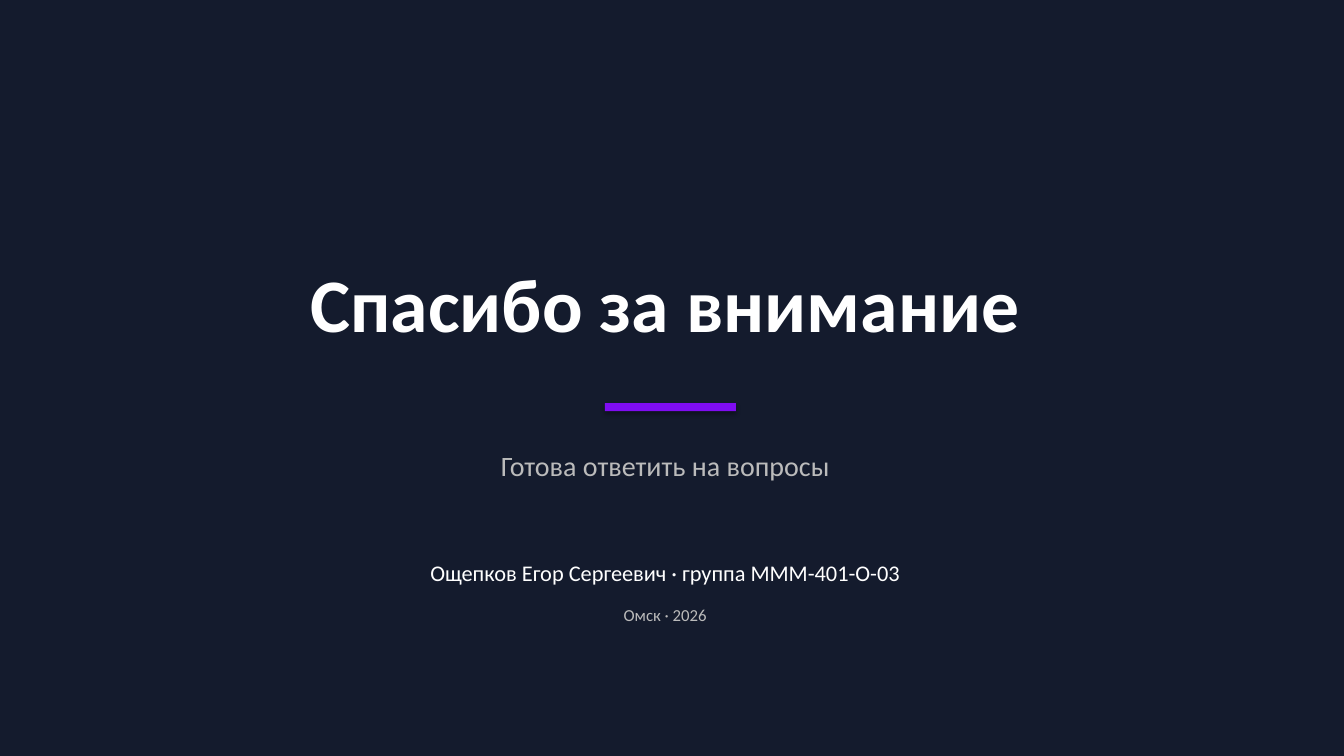
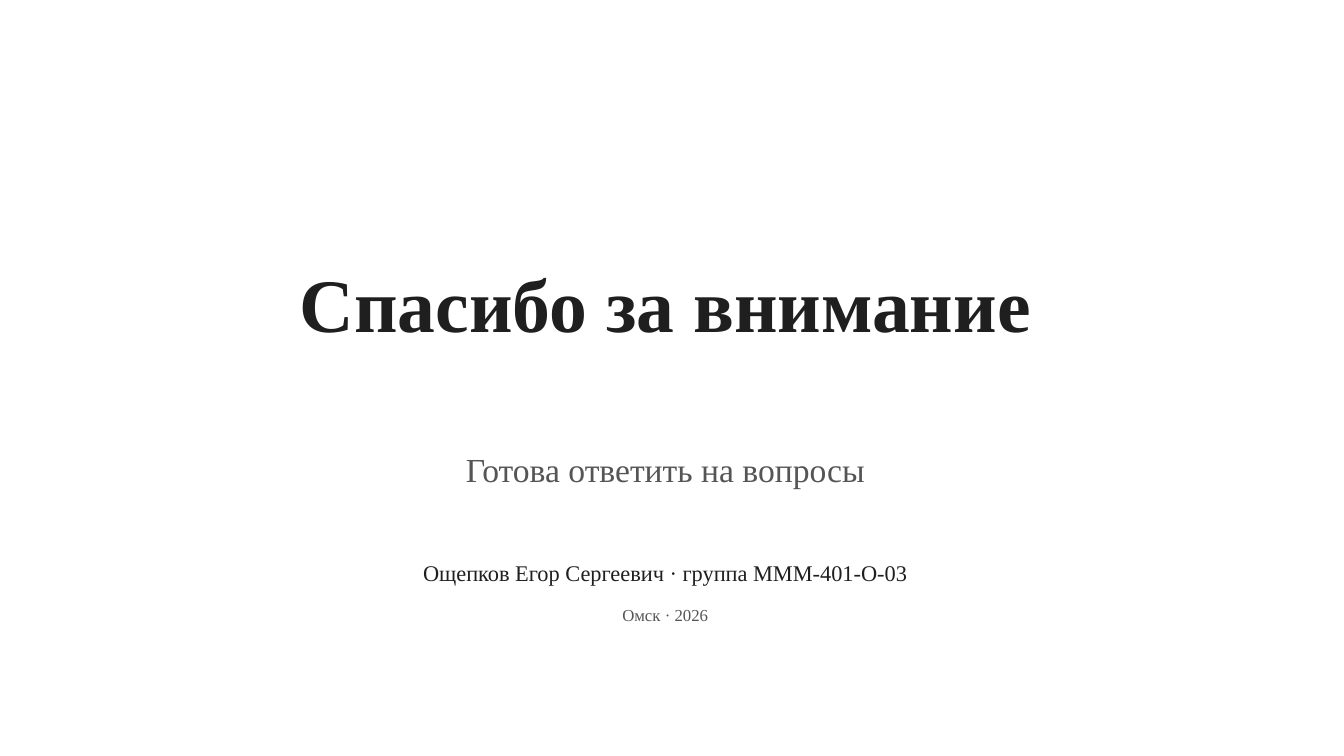
Before and after one commit to geox55/fitness-tracker, a slide deck: slide 14 of docs/thesis/presentation-egor.pptx. Drawn at 1344x756 pixels with LibreOffice and Linux fonts; fonts in the diff are those of the drawing. Boxes give left, top, right and bottom in pixels: in the first picture for what was removed or moved away, otherwise in the second. Text is boxed around its words. In the diff, an @@ line names an element or a change of style, - is before the commit and + after.

```diff
--- a/docs/thesis/presentation-egor.pptx
+++ b/docs/thesis/presentation-egor.pptx
@@ rectangle removed at (0, 0, 1344, 756) @@
@@ text "Спасибо за внимание" at (300, 278, 1030, 333): font Calibri to Times New Roman, text colour #FFFFFF to #1F1F1F @@
@@ rectangle removed at (605, 403, 736, 411) @@
@@ text "Готова ответить на вопросы" at (466, 460, 864, 488): size 20 to 24 pt, font Calibri to Times New Roman, text colour #BBBBBB to #555555 @@
@@ text "Ощепков Егор Сергеевич · группа ..." at (423, 566, 907, 586): font Calibri to Times New Roman, text colour #FFFFFF to #1F1F1F @@
@@ text "Омск · 2026" at (622, 610, 709, 621): font Calibri to Times New Roman, text colour #BBBBBB to #555555 @@
```
Also in this commit, not shown: 13 other slides changed, 14 other files.
